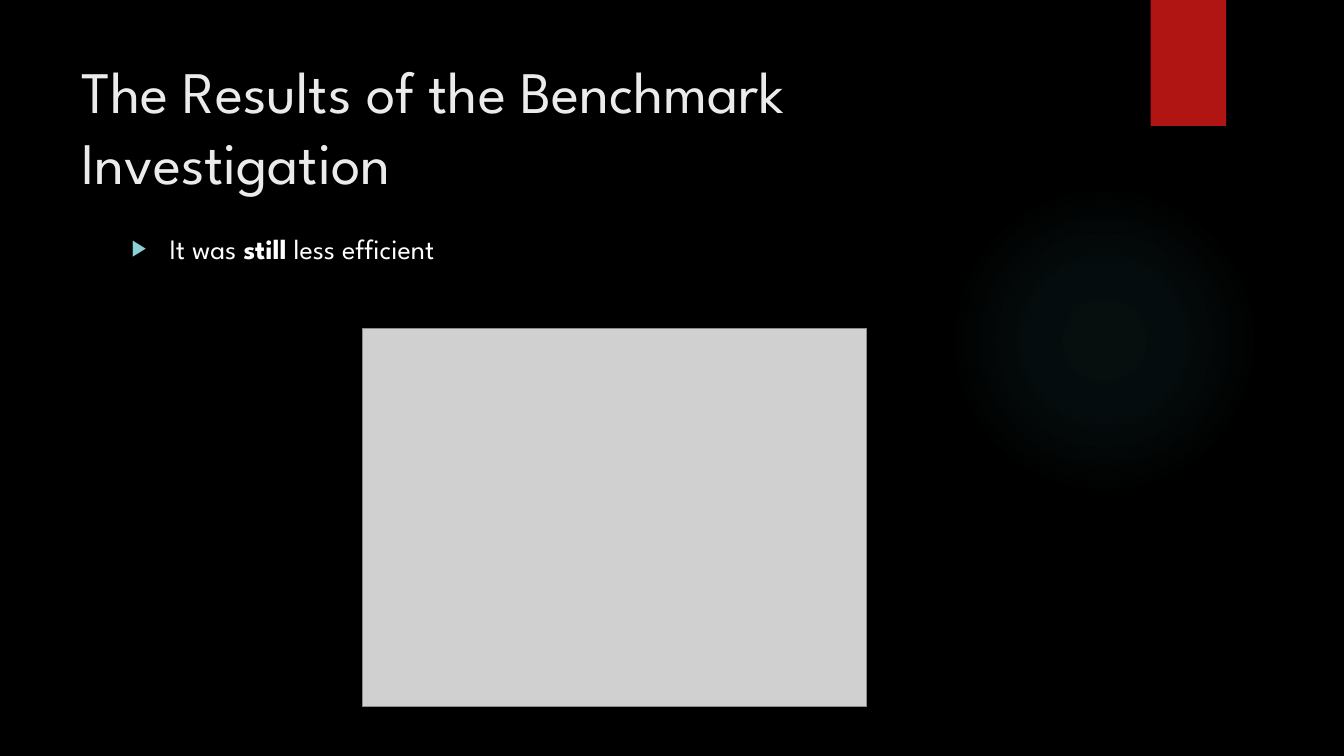
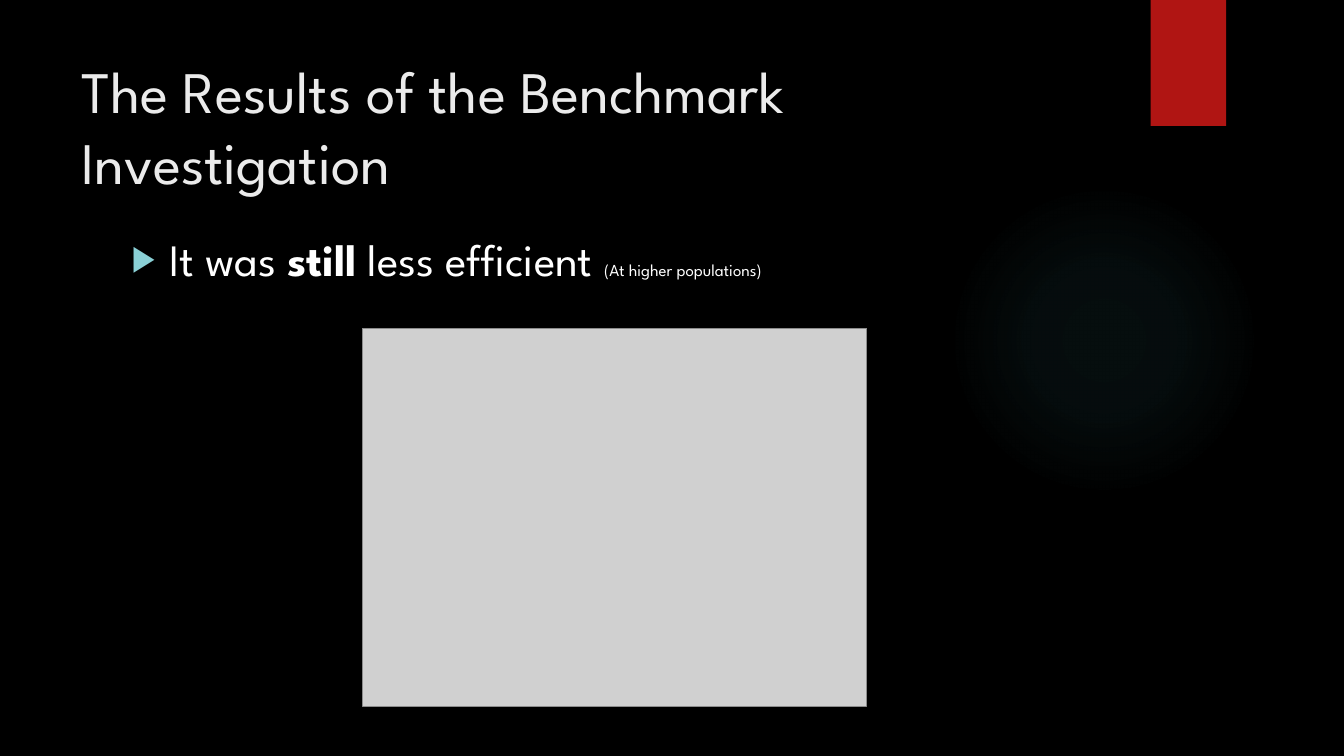
Before and after one commit to jaminologist/GopherLife, a slide deck: slide 39 of GopherLife.pptx (slide 41 before the commit). Drawn at 1344x756 pixels with LibreOffice and Linux fonts; fonts in the diff are those of the drawing; grey boxes stand for pictures; background and template pictures are left out. Boxes give left, top, right and bottom in pixels: in the first picture for what was removed or moved away, otherwise in the second. Text is boxed around its words. In the diff, an @@ line names an element or a change of style, - is before the commit and + after.

```diff
--- a/GopherLife.pptx
+++ b/GopherLife.pptx
@@ text at (170, 244, 762, 280): text changed; size 20 to 32 pt @@
-▶ It was still less efficient
+▶ It was still less efficient (At higher populations)
```
Also in this commit, not shown: 6 other slides changed, 14 slides added, 9 slides removed, 9 other files.
